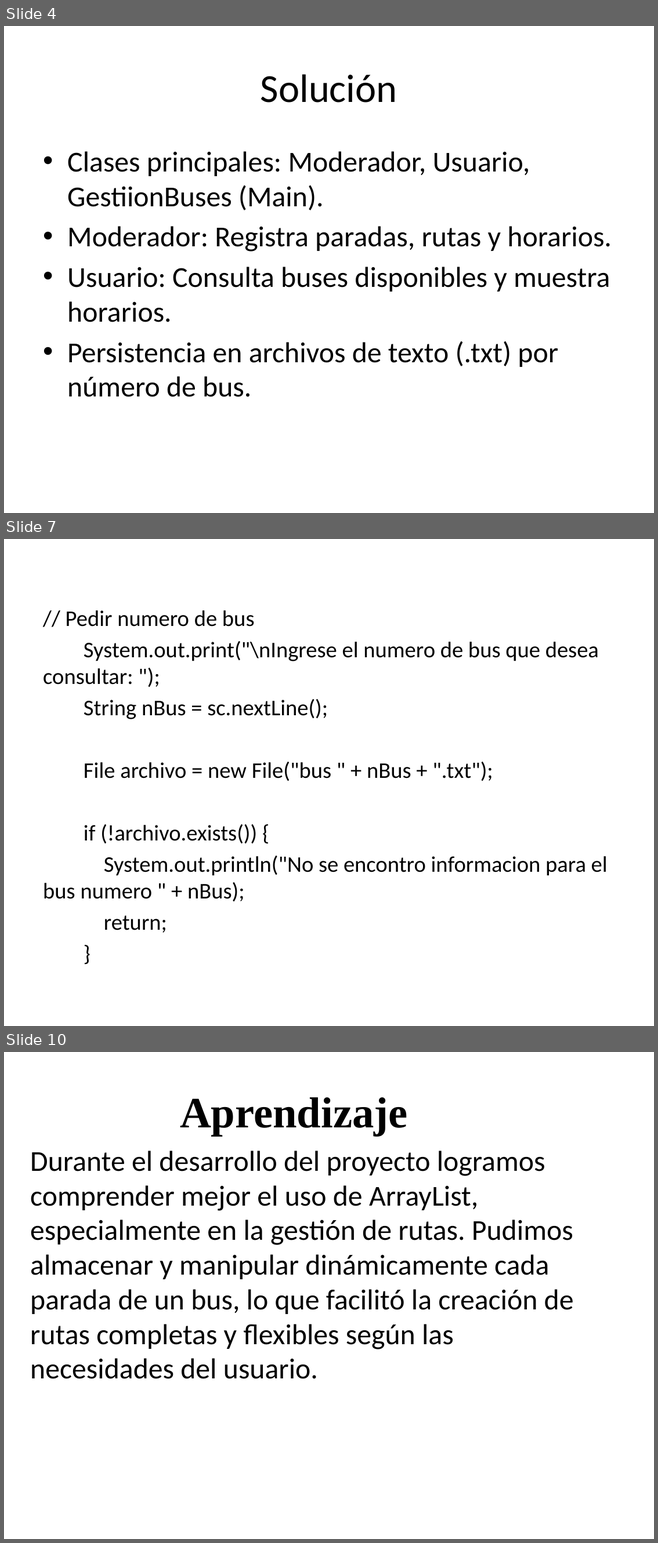
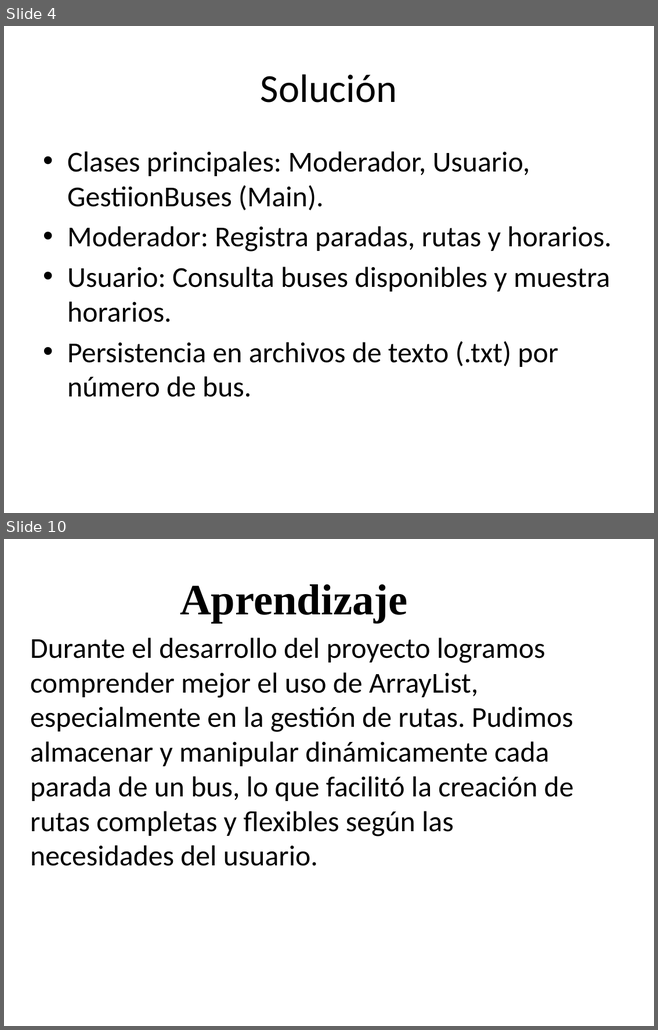
Before and after one commit to ProOrientadaObjetos-P-D-AA2025/aab1-25-proyecto-bimestral-1er-bim-grupal-JairoMacas-P, a slide deck: Varios/Presentacion_GestionBuses.pptx. Shown one above the other, each under a label of ours: slides 4, 7 and 10 before the commit, slides 4 and 10 after it; the slides between them are not shown. The pictures are 658x1543 and 658x1030 pixels, drawn with LibreOffice and Linux fonts; fonts in the diff are those of the drawing; background and template pictures are left out. Boxes give left, top, right and bottom in pixels: in the first picture for what was removed or moved away, otherwise in the second. Text is boxed around its words. In the diff, an @@ line names an element or a change of style, - is before the commit and + after.

```diff
--- a/Varios/Presentacion_GestionBuses.pptx
+++ b/Varios/Presentacion_GestionBuses.pptx
@@ slide 7 removed at bbox=[4, 539, 654, 1026], background picture (left out) @@
@@ text removed at bbox=[43, 610, 607, 933] @@
-// Pedir numero de bus
-System.out.print("\nIngrese el numero de bus que desea consultar: ");
-String nBus = sc.nextLine();
-File archivo = new File("bus " + nBus + ".txt");
-if (!archivo.exists()) {
-System.out.println("No se encontro informacion para el bus numero " + nBus);
-return;
-}
```
Also in this commit, not shown: 5 slides changed, 3 slides added, 1 other slide removed, 43 other files.
